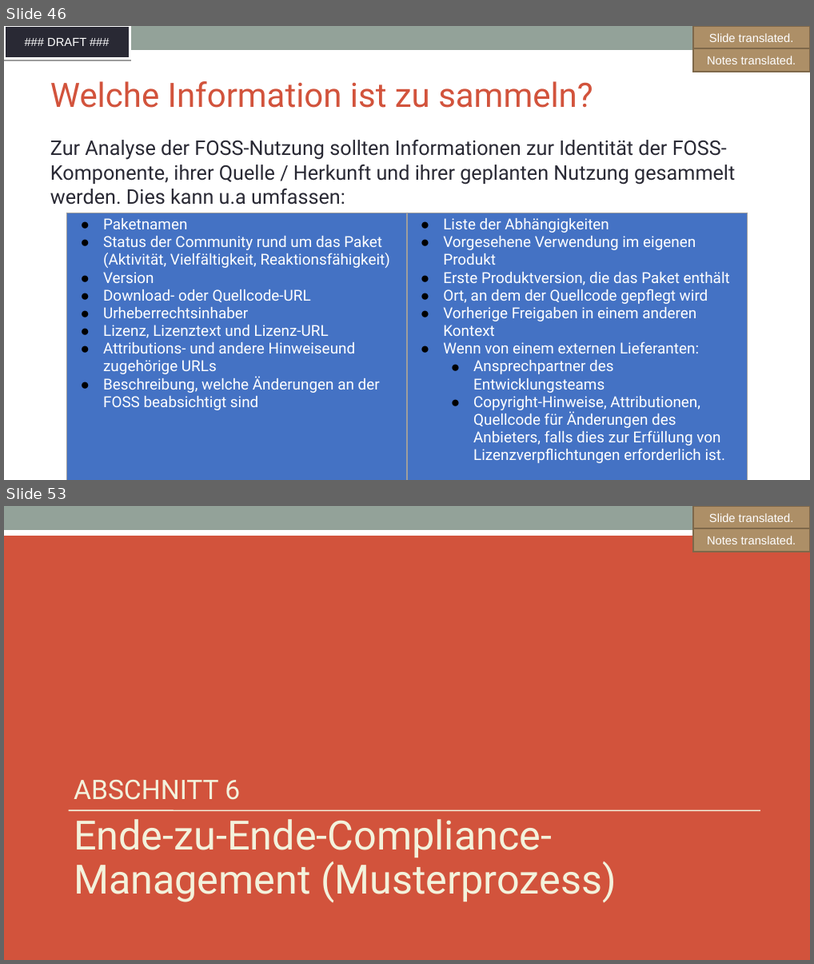
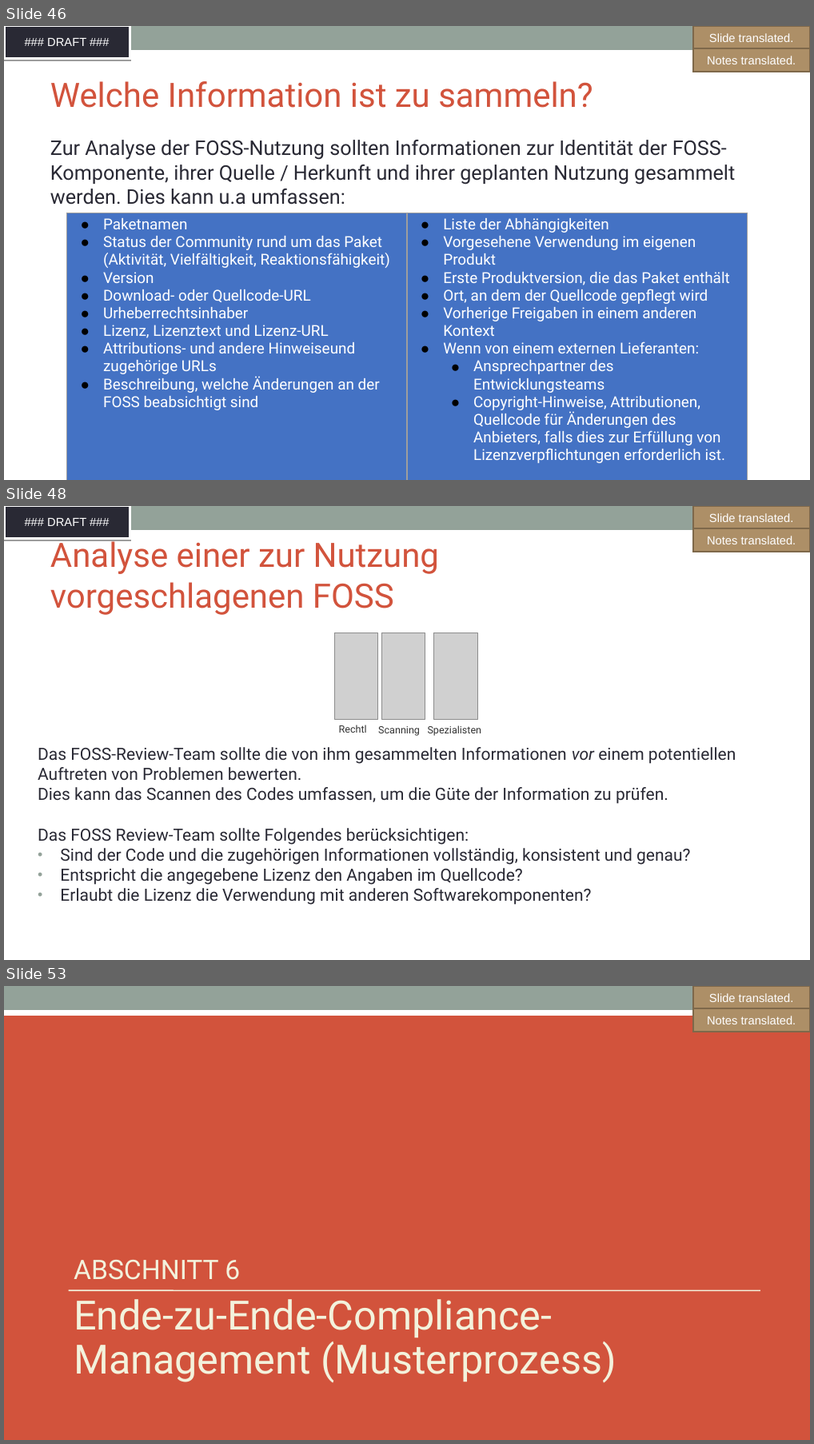
Before and after one commit to SThanheiser/curriculum, a slide deck: translation-DE/slides/DFT_openchain-curriculum-for-1-1_GER.odp. Shown one above the other, each under a label of ours: slides 46 and 53 before the commit, slides 46, 48 and 53 after it; the slides between them are not shown. The pictures are 814x964 and 814x1444 pixels, drawn with LibreOffice and Linux fonts; fonts in the diff are those of the drawing; grey boxes stand for pictures; background and template pictures are left out. Boxes give left, top, right and bottom in pixels: in the first picture for what was removed or moved away, otherwise in the second. Text is boxed around its words. In the diff, an @@ line names an element or a change of style, - is before the commit and + after.

```diff
--- a/translation-DE/slides/DFT_openchain-curriculum-for-1-1_GER.odp
+++ b/translation-DE/slides/DFT_openchain-curriculum-for-1-1_GER.odp
@@ slide 48 added at bbox=[4, 506, 810, 960], background #FFFFFF; not listed: 2 template elements that a slide beside it also shows @@
@@ freeform shape added at bbox=[694, 506, 810, 529], fill #AD8F67, outline #7E684A 2.01 pt, 14 pt, text #FFFFFF @@
+Slide translated.
@@ freeform shape added at bbox=[694, 528, 810, 552], fill #AD8F67, outline #7E684A 2.01 pt, 14 pt, text #FFFFFF @@
+Notes translated.
@@ title added at bbox=[50, 536, 439, 615], 40 pt, text #D2533C @@
+Analyse einer zur Nutzung
+vorgeschlagenen FOSS
@@ picture added at bbox=[335, 633, 378, 719] @@
@@ picture added at bbox=[382, 633, 425, 719] @@
@@ picture added at bbox=[434, 633, 478, 719] @@
@@ text added at bbox=[339, 724, 367, 732], 12 pt, text #333333 @@
+Rechtl
@@ text added at bbox=[378, 726, 420, 736], 12 pt, text #333333 @@
+Scanning
@@ text added at bbox=[428, 725, 482, 736], 12 pt, text #333333 @@
+Spezialisten
@@ text added at bbox=[38, 747, 736, 904], 20 pt, text #292934 @@
+Das FOSS-Review-Team sollte die von ihm gesammelten Informationen vor einem potentiellen Auftreten von Problemen bewerten.
+Dies kann das Scannen des Codes umfassen, um die Güte der Information zu prüfen.
+Das FOSS Review-Team sollte Folgendes berücksichtigen:
+• Sind der Code und die zugehörigen Informationen vollständig, konsistent und genau?
+• Entspricht die angegebene Lizenz den Angaben im Quellcode?
+• Erlaubt die Lizenz die Verwendung mit anderen Softwarekomponenten?
```
Also in this commit, not shown: 2 slides changed, 5 other slides added, 6 slides removed, 1 other file.
